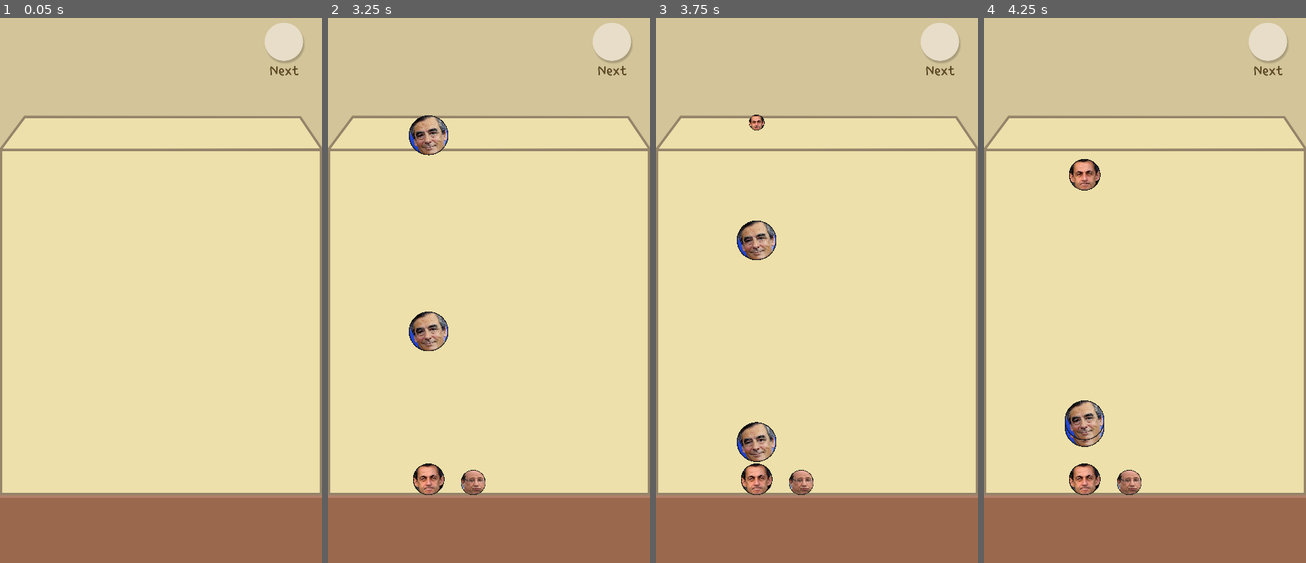
Above: before the commit, frames 1-4 (left to right).
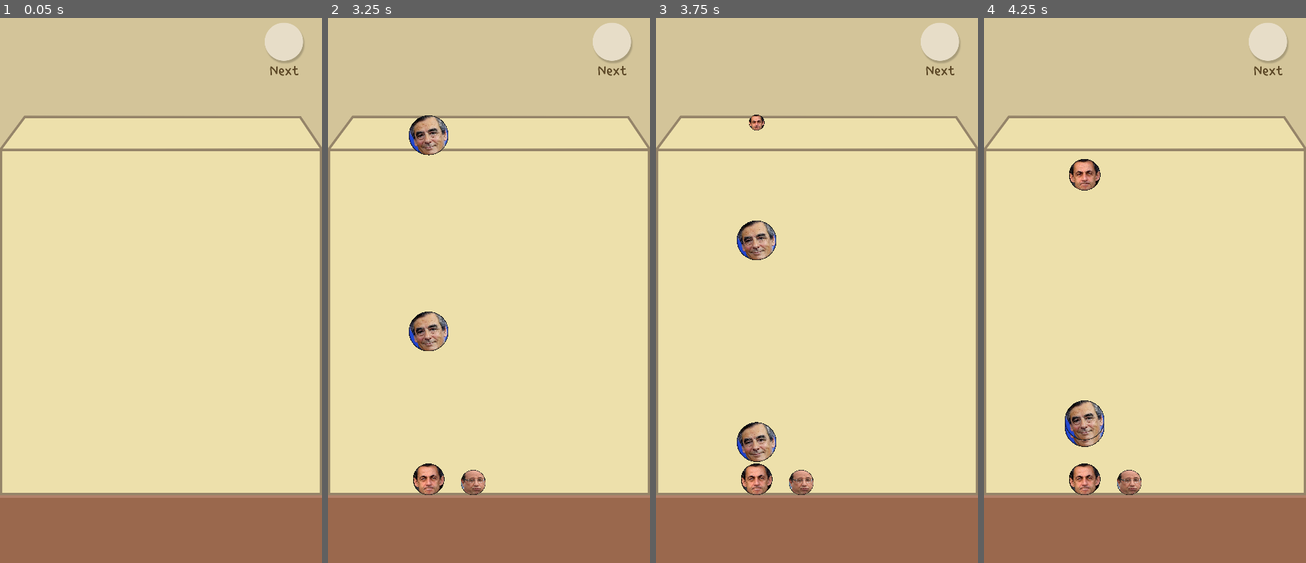
Above: after the commit, the same moments.

Repository: jaajCorp/siuuuka-game
Game: Godot game, scene res://scenes/Game/Game.tscn
Two runs of this game, one before a commit and one after it. Both use one fixed random seed, a clock stepped at 60 frames per second and the inputs below. The project has no main scene, so this scene is started directly. The engine's default icon, where the game draws it, is replaced by a stand-in: a white triangle on a blue panel in a dark square.
Inputs (mouse positions are in pixels of both pictures, inside the frame that each line leads up to):
- Up to frame 1 (0.05 s): no input
- Up to frame 2 (3.25 s): tap Enter at 0.5 s; move the mouse to (472, 388) at 0.52 s; click (472, 388) at 0.67 s; move the mouse to (585, 361) at 1.27 s; click (585, 361) at 1.42 s; move the mouse to (392, 192) at 2.02 s; click (392, 192) at 2.17 s; move the mouse to (505, 274) at 2.77 s; click (505, 274) at 2.92 s
- Up to frame 3 (3.75 s): move the mouse to (768, 132) at 3.52 s; click (768, 132) at 3.67 s
- Up to frame 4 (4.25 s): no input

Frame 1 is identical in both runs. In frame 2, less than 0.1% of the frame differs, in the area x 25-49%, y 18-88%; in frame 3, less than 0.1%, in the area x 25-49%, y 20-88%; in frame 4, less than 0.1%.

Commit message:
style(Ball): Tweak circle frame

Diff:
--- a/project.godot
+++ b/project.godot
@@ -30,3 +30,4 @@
 renderer/rendering_method="mobile"
 environment/defaults/default_clear_color=Color(0.827451, 0.768627, 0.6, 1)
 anti_aliasing/quality/msaa_2d=1
+anti_aliasing/quality/screen_space_aa=1
--- a/scenes/Ball/circle_frame.gdshader
+++ b/scenes/Ball/circle_frame.gdshader
@@ -7,7 +7,7 @@
 	float dist = distance(vec2(0.0), uv);
 	float mask = 1.0 - step(1.0, dist);
 
-	float frame = smoothstep(0.93, 0.99, dist);
+	float frame = smoothstep(0.94, 1.0, dist);
 
 	vec3 finalColor = ((1.0 - frame) * COLOR.rgb) + (frame * color);
 
